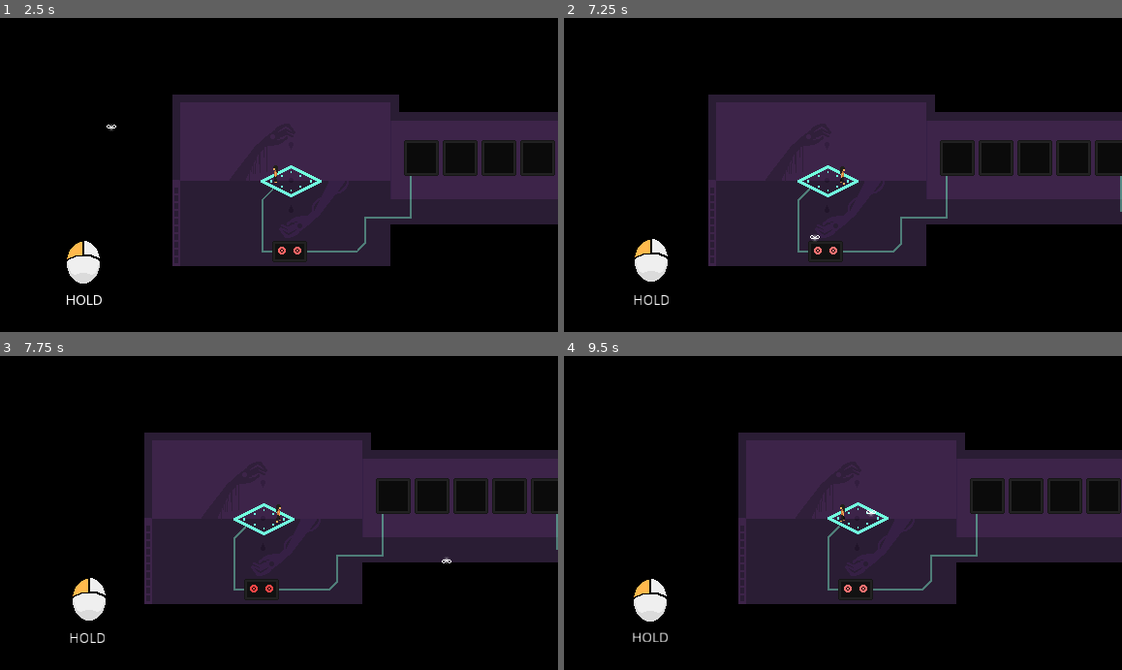
Above: before the commit, frames 1-4 (two rows, left to right).
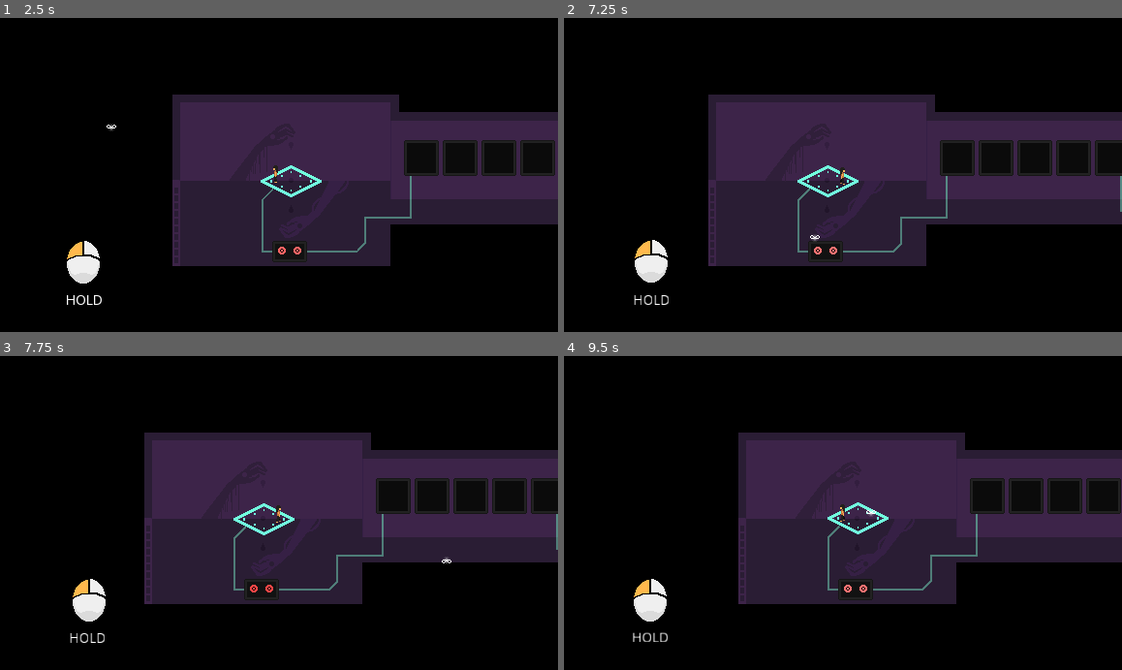
Above: after the commit, the same moments.

Repository: Lilith-In-Starlight/xau
Game: Godot game, scene res://game.tscn
Same seed, same stepped clock (60 frames per second), same inputs: the game is played once before the commit and once after it.
Inputs (mouse positions are in pixels of both pictures, inside the frame that each line leads up to):
- Up to frame 1 (2.5 s): move the mouse to (251, 237) at 0.52 s; press the mouse at (251, 237) at 0.53 s; hold W (up) 0.53-2.03 s; tap Space (confirm) at 0.6, 2.3 s; move the mouse to (446, 222) at 1.27 s; release the mouse at (446, 222) at 1.28 s; click (446, 222) at 1.35 s; right-click (446, 222) at 1.55 s; move the mouse to (111, 127) at 2.02 s; hold A (left) from 2.03 s (still down); hold Right mouse button (noconnect) from 2.03 s (still down)
- Up to frame 2 (7.25 s): move the mouse to (870, 175) at 2.77 s; release Right mouse button (noconnect) at 2.78 s; tap Space (confirm) at 2.85, 4.55, 5.1, 6.8 s; click (870, 175) at 3.05 s; move the mouse to (759, 96) at 3.52 s; release A (left) at 3.53 s; press the mouse at (759, 96) at 3.53 s; hold S (down) 3.53-4.28 s; right-click (759, 96) at 3.8 s; move the mouse to (965, 159) at 4.27 s; release the mouse at (965, 159) at 4.28 s; hold D (right) 4.28-5.03 s; right-click (965, 159) at 4.35 s; move the mouse to (731, 190) at 5.02 s; press the mouse at (731, 190) at 5.03 s; hold W (up) 5.03-5.78 s; tap Enter at 5.75 s; move the mouse to (898, 105) at 5.77 s; release the mouse at (898, 105) at 5.78 s; hold D (right) from 5.78 s (still down); click (898, 105) at 5.85 s; right-click (898, 105) at 6.05 s; move the mouse to (815, 237) at 6.52 s; hold Right mouse button (noconnect) from 6.53 s (still down)
- Up to frame 3 (7.75 s): keep holding D (right); move the mouse to (446, 560) at 7.27 s; release Right mouse button (noconnect) at 7.28 s; tap Space (confirm) at 7.35 s; click (446, 560) at 7.55 s
- Up to frame 4 (9.5 s): move the mouse to (675, 465) at 8.02 s; release D (right) at 8.03 s; press the mouse at (675, 465) at 8.03 s; hold S (down) 8.03-8.78 s; right-click (675, 465) at 8.3 s; move the mouse to (870, 513) at 8.77 s; release the mouse at (870, 513) at 8.78 s; hold A (left) from 8.78 s (still down); right-click (870, 513) at 8.85 s; tap Space (confirm) at 9.05 s

Frame 1 is identical in both runs. In frame 2, less than 0.1% of the frame differs, in the area x 12-51%, y 47-85%; in frame 3, less than 0.1%; in frame 4, less than 0.1%.

Commit message:
Removed most calls to get_parent() that happen in _ready() calls

Diff:
--- a/areas/area_transition.gd
+++ b/areas/area_transition.gd
@@ -11,9 +11,13 @@
 export var UnblockingLayer :NodePath
 export(float, 0.0, 1.0) var anti_goal :float = 0.0
 
+export(int) var new_z_index: int = 1
+
 onready var BlockingNode: Node2D = get_node_or_null(BlockingLayer)
 onready var UnblockingNode: Node2D = get_node_or_null(UnblockingLayer)
+onready var PlayerNode: KinematicBody2D = get_tree().get_nodes_in_group("Player")[0]
 
+onready var parent :Node2D = get_parent()
 
 func _ready():
 	if !BlockingNode.visible:
@@ -26,11 +30,13 @@
 
 ## Called when the player enters this body
 func _on_body_entered(body):
-	if BlockingNode.modulate.a != goal:
-		var tween = create_tween()
-		tween.tween_property(BlockingNode, "modulate:a", goal, 0.5)
-		tween.play()
-	if UnblockingNode != null and UnblockingNode.modulate.a != anti_goal:
-		var tween = create_tween()
-		tween.tween_property(UnblockingNode, "modulate:a", anti_goal, 0.5)
-		tween.play()
+	if body == PlayerNode:
+		PlayerNode.z_index = parent.z_index
+		if BlockingNode.modulate.a != goal:
+			var tween = create_tween()
+			tween.tween_property(BlockingNode, "modulate:a", goal, 0.5)
+			tween.play()
+		if UnblockingNode != null and UnblockingNode.modulate.a != anti_goal:
+			var tween = create_tween()
+			tween.tween_property(UnblockingNode, "modulate:a", anti_goal, 0.5)
+			tween.play()
--- a/areas/house/house_room_1.tscn
+++ b/areas/house/house_room_1.tscn
@@ -8,7 +8,6 @@
 [ext_resource path="res://misc/jail.tscn" type="PackedScene" id=6]
 [ext_resource path="res://misc/door.tscn" type="PackedScene" id=7]
 [ext_resource path="res://cord.gd" type="Script" id=8]
-[ext_resource path="res://areas/area_transition.tscn" type="PackedScene" id=9]
 
 [node name="House" type="Node2D"]
 
@@ -80,15 +79,14 @@
 holes = PoolVector2Array( 0, 0 )
 
 [node name="PuzzleNode" parent="PuzzleSequence/PuzzleGrid" instance=ExtResource( 3 )]
-position = Vector2( 16, 0 )
 path = true
 
 [node name="PuzzleNode2" parent="PuzzleSequence/PuzzleGrid" instance=ExtResource( 3 )]
-position = Vector2( 0, 16 )
+position = Vector2( 16, 0 )
 path = true
 
 [node name="PuzzleNode3" parent="PuzzleSequence/PuzzleGrid" instance=ExtResource( 3 )]
-position = Vector2( 16, 16 )
+position = Vector2( 0, 16 )
 
 [node name="PuzzleGrid2" parent="PuzzleSequence" instance=ExtResource( 2 )]
 position = Vector2( 40, 0 )
@@ -204,16 +202,5 @@
 [node name="CollisionPolygon2D" type="CollisionPolygon2D" parent="WorldCollision"]
 polygon = PoolVector2Array( 225, 123, 8, 123, 8, 211, 225, 211, 225, 168, 430, 168, 430, 219, 424, 219, 424, 175, 232, 175, 232, 218, 0, 218, 0, 116, 232, 116, 232, 135, 474, 135, 474, 219, 465, 219, 465, 142, 225, 142 )
 
-[node name="AreaTransition" parent="." instance=ExtResource( 9 )]
-position = Vector2( 448, 157 )
-collision_layer = 1
-BlockingLayer = NodePath("../../HouseRoom2")
-
-[node name="AreaTransition2" parent="." instance=ExtResource( 9 )]
-position = Vector2( 448, 222 )
-collision_layer = 1
-BlockingLayer = NodePath("../../HouseRoom2")
-goal = 1.0
-
 [connection signal="was_solved" from="Tutorial" to="Jail" method="_on_Tutorial_was_solved"]
 [connection signal="was_solved" from="PuzzleSequence/PuzzleGrid5" to="Door" method="_on_required_was_solved"]
--- a/areas/house/house_room_2.tscn
+++ b/areas/house/house_room_2.tscn
@@ -11,6 +11,10 @@
 [ext_resource path="res://cord.gd" type="Script" id=9]
 [ext_resource path="res://misc/door.tscn" type="PackedScene" id=10]
 [ext_resource path="res://puzzle_elements/connections/puzzle_and_gate.tscn" type="PackedScene" id=11]
+[ext_resource path="res://sprites/misc/sitting_thing.png" type="Texture" id=12]
+
+[sub_resource type="RectangleShape2D" id=1]
+extents = Vector2( 13, 3.5 )
 
 [node name="HouseRoom2" type="Node2D"]
 
@@ -215,19 +219,19 @@
 path = true
 
 [node name="PuzzleNode3" parent="PuzzleSequence/PuzzleGrid3" instance=ExtResource( 5 )]
-position = Vector2( 0, 16 )
+position = Vector2( 32, 0 )
 path = true
 
 [node name="PuzzleNode4" parent="PuzzleSequence/PuzzleGrid3" instance=ExtResource( 5 )]
+position = Vector2( 0, 16 )
+path = true
+
+[node name="PuzzleNode5" parent="PuzzleSequence/PuzzleGrid3" instance=ExtResource( 5 )]
+position = Vector2( 16, 16 )
+path = true
+
+[node name="PuzzleNode6" parent="PuzzleSequence/PuzzleGrid3" instance=ExtResource( 5 )]
 position = Vector2( 32, 16 )
-path = true
-
-[node name="PuzzleNode5" parent="PuzzleSequence/PuzzleGrid3" instance=ExtResource( 5 )]
-position = Vector2( 16, 32 )
-path = true
-
-[node name="PuzzleNode6" parent="PuzzleSequence/PuzzleGrid3" instance=ExtResource( 5 )]
-position = Vector2( 32, 32 )
 
 [node name="PuzzleGrid4" parent="PuzzleSequence" instance=ExtResource( 6 )]
 position = Vector2( 152, 0 )
@@ -281,18 +285,18 @@
 position = Vector2( 0, 16 )
 
 [node name="PuzzleNode5" parent="PuzzleGrid3" instance=ExtResource( 5 )]
+position = Vector2( 16, 16 )
+path = true
+
+[node name="PuzzleNode6" parent="PuzzleGrid3" instance=ExtResource( 5 )]
 position = Vector2( 32, 16 )
 path = true
 
-[node name="PuzzleNode6" parent="PuzzleGrid3" instance=ExtResource( 5 )]
-position = Vector2( 0, 32 )
-path = true
-
 [node name="PuzzleNode7" parent="PuzzleGrid3" instance=ExtResource( 5 )]
+position = Vector2( 0, 32 )
+
+[node name="PuzzleNode8" parent="PuzzleGrid3" instance=ExtResource( 5 )]
 position = Vector2( 16, 32 )
-
-[node name="PuzzleNode8" parent="PuzzleGrid3" instance=ExtResource( 5 )]
-position = Vector2( 32, 32 )
 
 [node name="WallTop" type="Sprite" parent="."]
 position = Vector2( 70, 163 )
@@ -301,19 +305,36 @@
 centered = false
 
 [node name="Door2" parent="." instance=ExtResource( 10 )]
-position = Vector2( 139, 335 )
+position = Vector2( 128, 335 )
 
 [node name="WorldCollision" type="StaticBody2D" parent="."]
-visible = false
 z_index = 99
 collision_layer = 4
 collision_mask = 0
 
 [node name="CollisionPolygon2D" type="CollisionPolygon2D" parent="WorldCollision"]
-polygon = PoolVector2Array( 535, 335, 535, 153, 544, 153, 544, 345, 70, 345, 70, 302, -8, 301, -8, 253, 12, 253, 12, 261, 0, 261, 0, 293, 79, 293, 79, 335 )
+polygon = PoolVector2Array( 535, 335, 535, 153, 544, 153, 544, 345, 148, 345, 148, 335 )
+
+[node name="CollisionPolygon2D3" type="CollisionPolygon2D" parent="WorldCollision"]
+polygon = PoolVector2Array( 108, 345, 70, 345, 70, 302, -8, 301, -8, 253, 12, 253, 12, 261, 0, 261, 0, 293, 79, 293, 79, 335, 108, 335 )
 
 [node name="CollisionPolygon2D2" type="CollisionPolygon2D" parent="WorldCollision"]
 polygon = PoolVector2Array( 56, 253, 70, 253, 70, 210, 304, 210, 304, 171, 500, 171, 500, 299, 491, 299, 491, 176, 435, 176, 435, 214, 304, 214, 304, 218, 79, 218, 79, 261, 56, 261 )
 
+[node name="StaticBody2D" type="StaticBody2D" parent="."]
+position = Vector2( 203, 260 )
+collision_layer = 4
+collision_mask = 0
+script = ExtResource( 2 )
+
+[node name="CollisionShape2D" type="CollisionShape2D" parent="StaticBody2D"]
+position = Vector2( 1, -3.5 )
+shape = SubResource( 1 )
+
+[node name="SittingThing" type="Sprite" parent="StaticBody2D"]
+position = Vector2( -17, -24 )
+texture = ExtResource( 12 )
+centered = false
+
 [connection signal="was_solved" from="PuzzleAndGate" to="Door2" method="_on_required_was_solved"]
 [connection signal="was_solved" from="PuzzleGrid3" to="Door" method="_on_required_was_solved"]
--- a/areas/house/house_room_3.tscn
+++ b/areas/house/house_room_3.tscn
@@ -3,7 +3,7 @@
 [ext_resource path="res://sprites/areas/house/kid_room.png" type="Texture" id=1]
 [ext_resource path="res://sprites/areas/house/library_pc.png" type="Texture" id=2]
 
-[node name="house_room_3" type="Node2D"]
+[node name="HouseRoom3" type="Node2D"]
 
 [node name="Sprite" type="Sprite" parent="."]
 texture = ExtResource( 1 )
@@ -21,4 +21,4 @@
 collision_mask = 0
 
 [node name="CollisionPolygon2D" type="CollisionPolygon2D" parent="WorldCollision"]
-polygon = PoolVector2Array( 217, 311, 0, 310, 0, 83, 292, 84, 292, 303, 281, 303, 280, 92, 12, 92, 12, 303, 217, 303 )
+polygon = PoolVector2Array( 217, 311, 0, 310, 0, 83, 292, 84, 292, 303, 281, 303, 280, 92, 260, 92, 260, 168, 200, 168, 200, 91, 172, 91, 172, 155, 123, 155, 123, 91, 95, 91, 95, 168, 35, 168, 35, 92, 12, 92, 12, 300, 89, 300, 89, 303, 217, 303 )
--- /dev/null
+++ b/areas/house/house_room_4.tscn
@@ -0,0 +1,9 @@
+[gd_scene load_steps=2 format=2]
+
+[ext_resource path="res://sprites/areas/house/house_livingroom.png" type="Texture" id=1]
+
+[node name="HouseRoom4" type="Node2D"]
+
+[node name="HouseLivingroom" type="Sprite" parent="."]
+texture = ExtResource( 1 )
+centered = false
--- a/character.gd
+++ b/character.gd
@@ -17,6 +17,7 @@
 	if SaveData.data.has("player_pos_x"):
 		position.x = SaveData.data["player_pos_x"]
 		position.y = SaveData.data["player_pos_y"]
+		z_index = SaveData.data["player_z_index"]
 
 
 func _process(delta):
--- a/cord.gd
+++ b/cord.gd
@@ -11,14 +11,19 @@
 ## The puzzle this cable comes from
 export var required_puzzle: NodePath
 
+onready var required_node := get_node_or_null(required_puzzle)
+
 
 func _ready():
-	var required_node := get_node_or_null(required_puzzle)
-	if get_parent().get_class() == get_class():
-		required_node = get_parent().get_node_or_null(get_parent().required_puzzle)
-	default_color = off_color
 	if required_node != null:
 		required_node.connect("was_solved", self, "_on_required_was_solved")
+		for i in get_children():
+			if i is Line2D:
+				if i.required_node != null:
+					i.required_node.disconnect("was_solved", i, "_on_required_was_solved")
+				i.required_node = required_node
+				required_node.connect("was_solved", i, "_on_required_was_solved")
+	default_color = off_color
 
 ## Called when the puzzle this cable comes from is solved
 func _on_required_was_solved():
--- a/game.gd
+++ b/game.gd
@@ -10,4 +10,6 @@
 	Input.set_mouse_mode(Input.MOUSE_MODE_HIDDEN)
 	for i in $World.get_children():
 		if SaveData.data.has(str(i.get_path())):
+			print(SaveData.data[str(i.get_path())])
 			i.modulate.a = SaveData.data[str(i.get_path())]
+			i.visible = true
--- a/game.tscn
+++ b/game.tscn
@@ -7,6 +7,7 @@
 [ext_resource path="res://areas/house/house_room_2.tscn" type="PackedScene" id=5]
 [ext_resource path="res://areas/house/house_room_3.tscn" type="PackedScene" id=6]
 [ext_resource path="res://areas/area_transition.tscn" type="PackedScene" id=7]
+[ext_resource path="res://areas/house/house_room_4.tscn" type="PackedScene" id=8]
 
 [node name="Game" type="Node2D" groups=["GameNode"]]
 script = ExtResource( 1 )
@@ -19,27 +20,43 @@
 position = Vector2( 448, 157 )
 BlockingLayer = NodePath("../../HouseRoom2")
 
-[node name="AreaTransition2" parent="World/House" instance=ExtResource( 7 )]
-position = Vector2( 448, 222 )
-BlockingLayer = NodePath("../../HouseRoom2")
-goal = 1.0
-
-[node name="house_room_3" parent="World" instance=ExtResource( 6 )]
+[node name="HouseRoom3" parent="World" instance=ExtResource( 6 )]
 visible = false
 position = Vector2( -292, -43 )
 
-[node name="AreaTransition" parent="World/house_room_3" instance=ExtResource( 7 )]
+[node name="AreaTransition" parent="World/HouseRoom3" instance=ExtResource( 7 )]
 position = Vector2( 256, 283 )
 BlockingLayer = NodePath("..")
 goal = 1.0
 
-[node name="AreaTransition2" parent="World/house_room_3" instance=ExtResource( 7 )]
-position = Vector2( 256, 315 )
-BlockingLayer = NodePath("..")
-
 [node name="HouseRoom2" parent="World" instance=ExtResource( 5 )]
 visible = false
 position = Vector2( -70, -1 )
+
+[node name="AreaTransition" parent="World/HouseRoom2" instance=ExtResource( 7 )]
+position = Vector2( 128, 322 )
+BlockingLayer = NodePath("../../HouseRoom4")
+new_z_index = 2
+
+[node name="AreaTransition2" parent="World/HouseRoom2" instance=ExtResource( 7 )]
+position = Vector2( 34, 273 )
+BlockingLayer = NodePath("../../HouseRoom3")
+
+[node name="AreaTransition3" parent="World/HouseRoom2" instance=ExtResource( 7 )]
+position = Vector2( 518, 223 )
+BlockingLayer = NodePath("..")
+goal = 1.0
+
+[node name="HouseRoom4" parent="World" instance=ExtResource( 8 )]
+visible = false
+position = Vector2( 0, 247 )
+z_index = 2
+
+[node name="AreaTransition2" parent="World/HouseRoom4" instance=ExtResource( 7 )]
+position = Vector2( 58, 106 )
+BlockingLayer = NodePath("..")
+goal = 1.0
+new_z_index = 2
 
 [node name="Character" parent="." instance=ExtResource( 3 )]
 position = Vector2( 122, 127 )
--- a/misc/door.gd
+++ b/misc/door.gd
@@ -14,10 +14,10 @@
 
 func _process(delta):
 	if player_node.global_position.distance_to(global_position) < 60:
-		if player_node.global_position.y < global_position.y and z_index != 2:
-			z_index = 2
-		elif player_node.global_position.y > global_position.y and z_index != 1:
+		if player_node.global_position.y < global_position.y and z_index != 1:
 			z_index = 1
+		elif player_node.global_position.y > global_position.y and z_index != 0:
+			z_index = 0
 
 
 ## Must be called by [member Puzzle.was_solved]. Increases met_requirements by 1.
--- a/misc/y_sort_object.gd
+++ b/misc/y_sort_object.gd
@@ -1,10 +1,10 @@
-extends Sprite
+extends Node2D
 
 onready var player_node: KinematicBody2D = get_tree().get_nodes_in_group("Player")[0]
 
 func _process(delta):
 	if player_node.global_position.distance_to(global_position) < 60:
-		if player_node.global_position.y < global_position.y and z_index != 2:
-			z_index = 2
-		elif player_node.global_position.y > global_position.y and z_index != 1:
+		if player_node.global_position.y < global_position.y and z_index != 1:
 			z_index = 1
+		elif player_node.global_position.y > global_position.y and z_index != 0:
+			z_index = 0
--- a/puzzle_elements/puzzle.gd
+++ b/puzzle_elements/puzzle.gd
@@ -45,6 +45,7 @@
 ## Whether the puzzle is currently verified as correct
 var correct := false setget set_correct
 
+var base_display_connections := true
 
 func _draw():
 	get_rect()
@@ -58,6 +59,11 @@
 
 func _ready():
 	required_node = get_node_or_null(required_puzzle)
+	if not Engine.is_editor_hint():
+		for i in get_children():
+			if i.is_in_group("PuzzleNode"):
+				i.connect("connection_changed", self, "display_connections")
+				i.connect("correctness_unverified", self, "_on_correctness_unverified")
 	if SaveData.data.has(str(get_path())):
 		var id = str(get_path())
 		solved = SaveData.data[id]["solved"]
@@ -76,11 +82,12 @@
 	if Engine.editor_hint:
 		connect("child_entered_tree", self, "_on_child_entered_tree")
 		connect("child_exiting_tree", self, "_on_child_exiting_tree")
-	display_connections()
 	if puzzle_id != "default":
 		SaveData.upid[puzzle_id] = self
 	update_enabled_visuals()
 	update_correctness_visuals()
+	if base_display_connections:
+		display_connections()
 
 
 func _input(delta):
@@ -198,7 +205,7 @@
 		var c_con = []
 		if i.is_in_group("PuzzleNode"):
 			for j in i.connections:
-				if j.get_parent() == self:
+				if j.parent == self:
 					c_con.append(j.get_index())
 				else:
 					c_con.append(str(j.get_path()))
@@ -236,3 +243,7 @@
 			var connection: Array = known_connections[i]
 			var line: Line2D = connection_display.get_child(i)
 			line.points = [connection[0].position, connection[1].global_position - global_position]
+
+
+func _on_correctness_unverified():
+	self.correct = false
--- a/puzzle_elements/puzzle_grid.gd
+++ b/puzzle_elements/puzzle_grid.gd
@@ -16,9 +16,12 @@
 ## Positions of the puzzle where there should not be a node
 export var holes: PoolVector2Array = []
 
+func _init():
+	base_display_connections = false
 
 func _ready():
 	update_children_positions()
+	display_connections()
 
 func set_row_size(value):
 	row_size = value
--- a/puzzle_elements/puzzle_node.gd
+++ b/puzzle_elements/puzzle_node.gd
@@ -2,6 +2,9 @@
 extends StaticBody2D
 
 class_name PuzzleNode
+
+signal connection_changed
+signal correctness_unverified
 
 ## A node in a [Puzzle].
 
@@ -19,12 +22,13 @@
 ## The [PuzzleNode]s that this node is connected
 var connections: Array = []
 
+onready var parent :Puzzle = get_parent()
+
 func _ready():
 	$PathMark.visible = path
 
 
 func _process(delta):
-	$PathMark.visible = path
 	if not Engine.is_editor_hint():
 		if cursor_node.position.distance_to(global_position) < 6:
 			$Sprite2d.scale.x = 1.2
@@ -32,6 +36,8 @@
 		else:
 			$Sprite2d.scale.x = 1.0
 			$Sprite2d.scale.y = 1.0
+	else:
+		$PathMark.visible = path
 
 
 ## Returns whether this node's requirements are satisfied
@@ -73,21 +79,20 @@
 
 
 func _input(delta):
-	if get_parent().is_enabled():
-		if Input.is_action_pressed("connect"):
-			if cursor_node.position.distance_to(global_position) < 6:
-				get_parent().correct = false
-				if cursor_node.connecting_from == null:
-					cursor_node.connecting_from = self
-			elif cursor_node.connecting_from == self:
-				connect_puzzle(cursor_node.position)
-		elif Input.is_action_pressed("noconnect"):
-			if cursor_node.position.distance_to(global_position) < 6:
-				get_parent().correct = false
-				if cursor_node.connecting_from == null:
-					cursor_node.connecting_from = self
-			elif cursor_node.connecting_from == self:
-				connect_puzzle(cursor_node.position, true)
+	if Input.is_action_pressed("connect"):
+		if cursor_node.position.distance_to(global_position) < 6:
+			emit_signal("correctness_unverified")
+			if cursor_node.connecting_from == null:
+				cursor_node.connecting_from = self
+		elif cursor_node.connecting_from == self:
+			connect_puzzle(cursor_node.position)
+	elif Input.is_action_pressed("noconnect"):
+		if cursor_node.position.distance_to(global_position) < 6:
+			emit_signal("correctness_unverified")
+			if cursor_node.connecting_from == null:
+				cursor_node.connecting_from = self
+		elif cursor_node.connecting_from == self:
+			connect_puzzle(cursor_node.position, true)
 
 
 ## Try to connect to a node towards a particular direction, usually directed
@@ -98,18 +103,18 @@
 	if raycast.is_colliding():
 		var raycast_collider = raycast.get_collider()
 		if raycast_collider.is_in_group("PuzzleNode"):
-			if raycast_collider.get_parent() == get_parent() or (!get_parent().framed and !raycast_collider.get_parent().framed):
-				if raycast_collider.get_parent().is_enabled():
+			if raycast_collider.parent == parent or (!parent.framed and !raycast_collider.parent.framed):
+				if raycast_collider.parent.is_enabled():
 					if not raycast_collider in connections and not disconnect:
 						connections.append(raycast_collider)
 						raycast_collider.connections.append(self)
 						cursor_node.connecting_from = raycast_collider
 						raycast_collider.connect_puzzle(target)
-						get_parent().display_connections()
+						emit_signal("connection_changed")
 					else:
 						connections.erase(raycast_collider)
 						raycast_collider.connections.erase(self)
 						cursor_node.connecting_from = raycast_collider
 						raycast_collider.connect_puzzle(target)
-						get_parent().display_connections()
+						emit_signal("connection_changed")
 	raycast.cast_to = Vector2.ZERO
--- a/save_data.gd
+++ b/save_data.gd
@@ -37,6 +37,7 @@
 	var file := File.new()
 	data["player_pos_x"] = get_tree().get_nodes_in_group("Player")[0].position.x
 	data["player_pos_y"] = get_tree().get_nodes_in_group("Player")[0].position.y
+	data["player_z_index"] = get_tree().get_nodes_in_group("Player")[0].z_index
 	file.open(SAVE_PATH, File.WRITE)
 	file.store_string(JSON.print(data))
 	file.close()
Not shown: 1 places in areas/house/house_room_1.tscn that only renumber resources
Not shown: 1 places in areas/house/house_room_2.tscn that only renumber resources
Not shown: 1 places in game.tscn that only renumber resources
Binary file added: sprites/areas/house/house_livingroom.png
Not shown, added: sprites/areas/house/house_livingroom.png.import
Binary file changed: sprites/icon.png
Binary file added: sprites/misc/sitting_thing.png
Not shown, added: sprites/misc/sitting_thing.png.import
Binary file changed: sprites/player/standing.png
